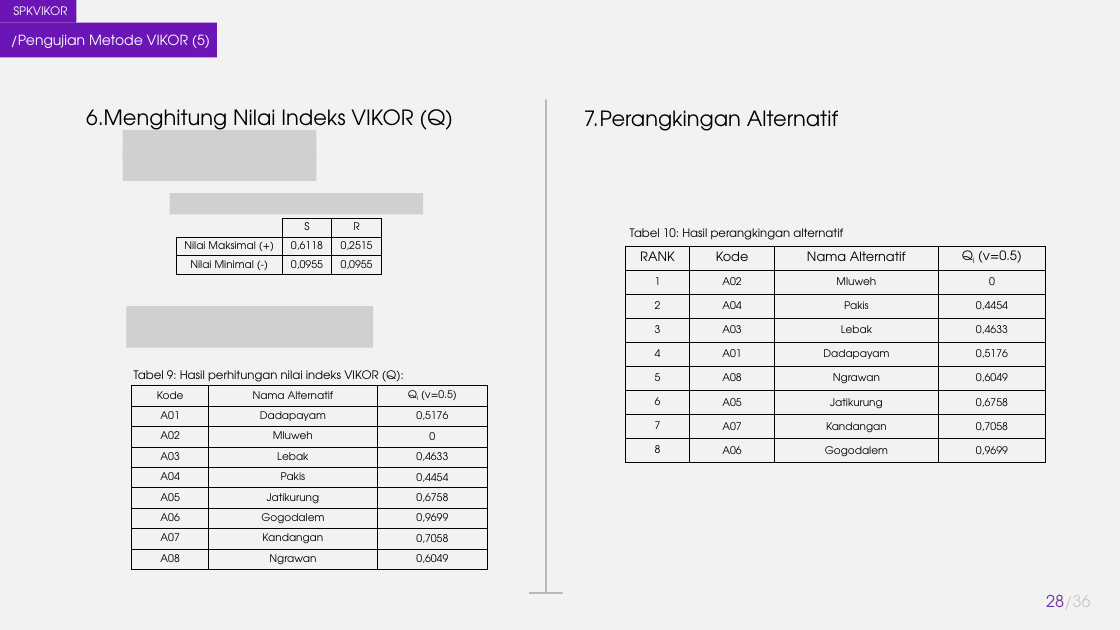
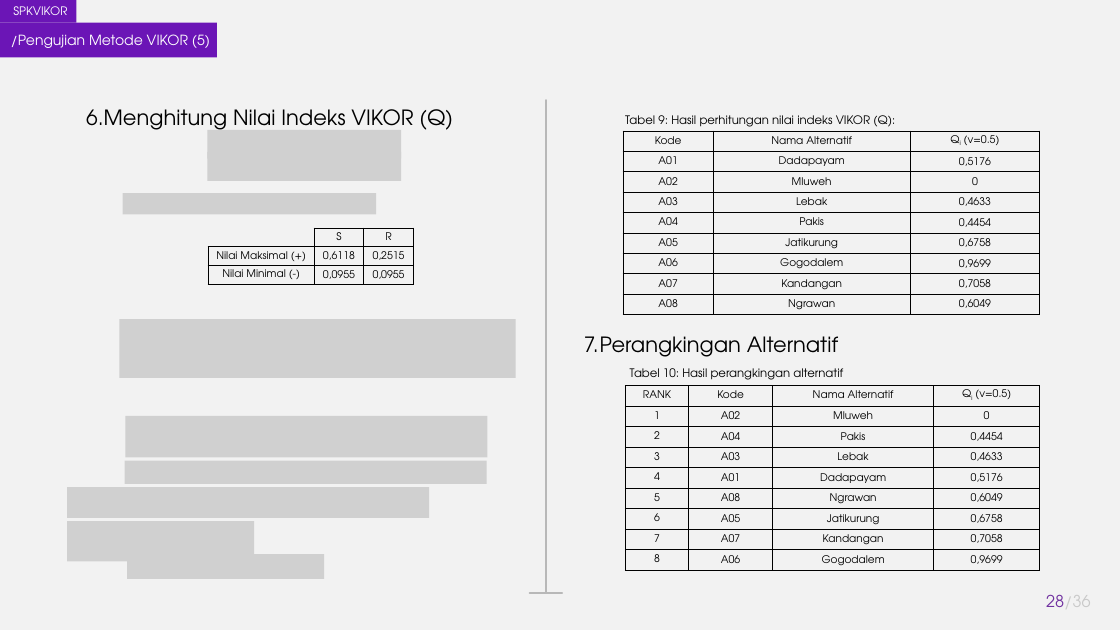
Before and after one commit to akhmadali7/TugasAkhir, a slide deck: slide 28 of PPT - TA - Akhmad Ali Sajidin.pptx. Drawn at 1120x630 pixels with LibreOffice and Linux fonts; fonts in the diff are those of the drawing; grey boxes stand for pictures. Boxes give left, top, right and bottom in pixels: in the first picture for what was removed or moved away, otherwise in the second. Text is boxed around its words. In the diff, an @@ line names an element or a change of style, - is before the commit and + after.

```diff
--- a/PPT - TA - Akhmad Ali Sajidin.pptx
+++ b/PPT - TA - Akhmad Ali Sajidin.pptx
@@ text "Tabel 9: Hasil perhitungan nilai ...": place and size @@
-text "Tabel 9: Hasil perhitungan nilai ..." at (134,370,404,382)
+text "Tabel 9: Hasil perhitungan nilai ..." at (625,115,895,127)
@@ table: place and size @@
-table at (132,386,488,570)
+table at (623,131,1040,315)
@@ 4 pictures: place and size @@
-4 pictures at (123,130,317,181)
+4 pictures at (208,130,402,181)
@@ picture: place and size @@
-picture at (170,193,423,214)
+picture at (123,193,376,214)
@@ table: place and size @@
-table at (176,218,381,275)
+table at (208,229,413,285)
@@ picture: place and size @@
-picture at (126,307,373,348)
+picture at (119,319,516,378)
@@ text "Perangkingan Alternatif": place and size @@
-text "Perangkingan Alternatif" at (584,110,838,131)
+text "Perangkingan Alternatif" at (584,336,838,357)
@@ text "Tabel 10: Hasil perangkingan alternatif": place and size @@
-text "Tabel 10: Hasil perangkingan alternatif" at (630,228,843,240)
+text "Tabel 10: Hasil perangkingan alternatif" at (630,368,843,380)
@@ table at (625,386,1040,571) @@
@@ size 11 to 9 pt in "RANK", "Kode", "Nama Alternatif", "Qi (v=0.5)" @@
@@ table: place and size @@
-table at (625,246,1046,464)
+table at (625,386,1040,571)
@@ picture added at (125,416,487,457) @@
@@ picture added at (124,460,486,484) @@
@@ picture added at (67,487,429,518) @@
@@ picture added at (67,521,255,561) @@
@@ picture added at (127,555,324,579) @@
```
Also in this commit, not shown: 11 other slides changed.
